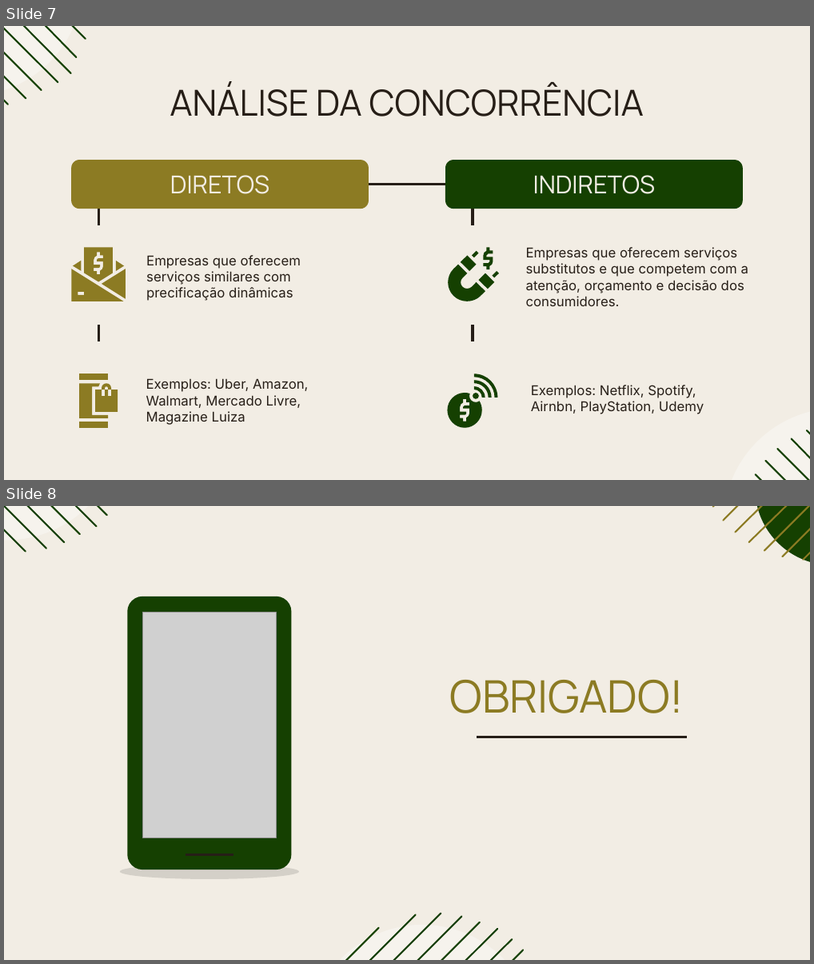
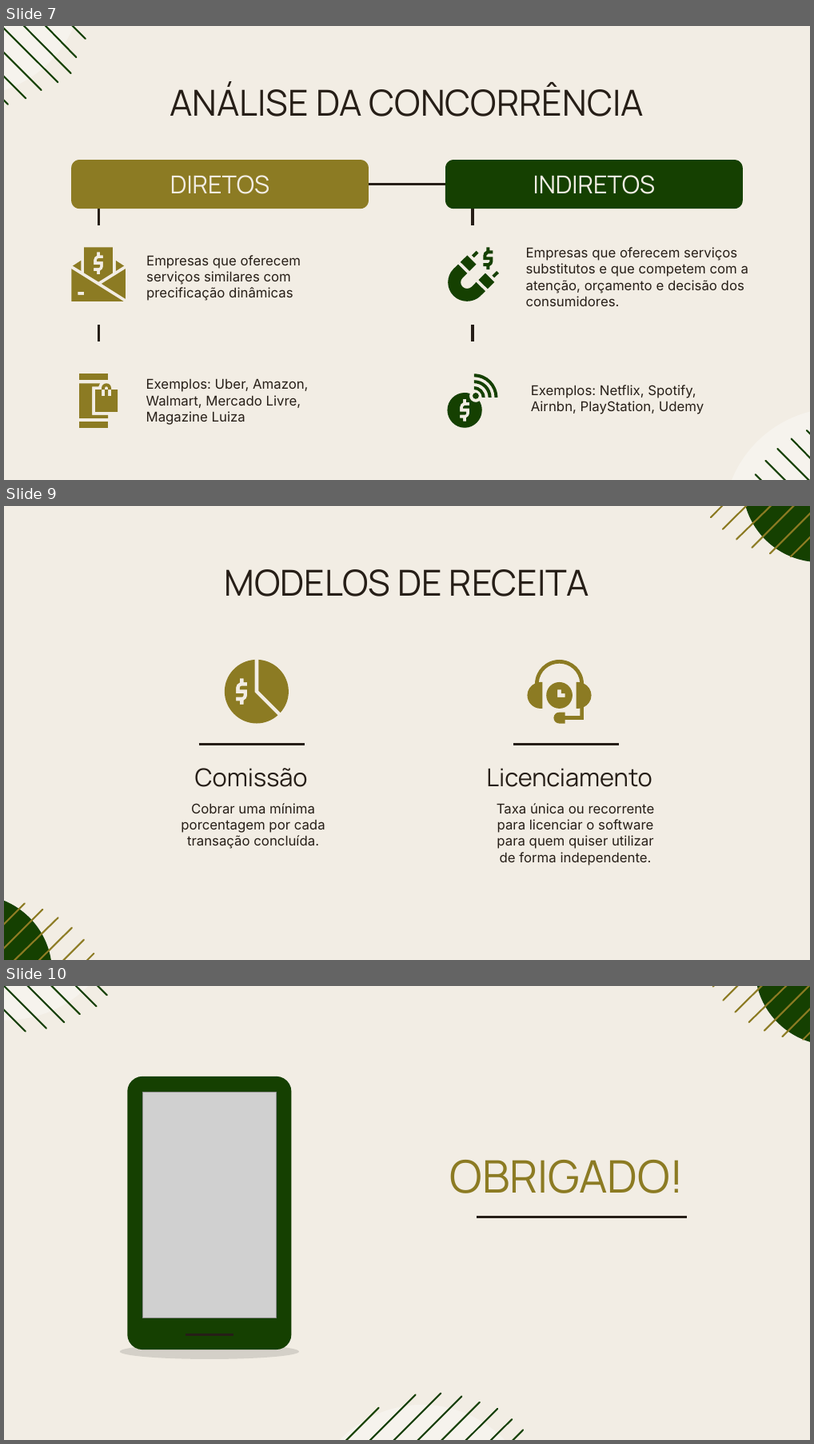
Before and after one commit to rafaellabastos/challenge-pitch-qa, a slide deck: Pitch-SavvyFix.pptx. Shown one above the other, each under a label of ours: slides 7 and 8 before the commit, slides 7, 9 and 10 after it; the slides between them are not shown. The pictures are 814x964 and 814x1444 pixels, drawn with LibreOffice and Linux fonts; fonts in the diff are those of the drawing; grey boxes stand for pictures. Boxes give left, top, right and bottom in pixels: in the first picture for what was removed or moved away, otherwise in the second. Text is boxed around its words. In the diff, an @@ line names an element or a change of style, - is before the commit and + after.

Commit message:
Slide que mostra os modelos de receita

```diff
--- a/Pitch-SavvyFix.pptx
+++ b/Pitch-SavvyFix.pptx
@@ slide 9 added at (4, 506, 810, 960), background #F2EDE4 @@
@@ group added at (711, 506, 810, 563): 6 freeform shapes, 1 ellipse @@
@@ title added at (225, 569, 590, 596), 32 pt, text #261E17 @@
+MODELOS DE RECEITA
@@ freeform shape added at (225, 660, 278, 723), fill #8C7B23 @@
@@ freeform shape added at (259, 660, 289, 712), fill #8C7B23 @@
@@ freeform shape added at (527, 660, 592, 723), fill #8C7B23 @@
@@ freeform shape added at (546, 682, 573, 708), fill #8C7B23 @@
@@ line added from (199, 744) to (305, 744), #261E17 2.25 pt @@
@@ line added from (514, 744) to (619, 744), #261E17 2.25 pt @@
@@ subtitle added at (195, 768, 308, 787), 22 pt, text #261E17 @@
+Comissão
@@ subtitle added at (486, 768, 652, 787), 22 pt, text #261E17 @@
+Licenciamento
@@ subtitle added at (181, 803, 326, 848), 12 pt, text #261E17 @@
+Cobrar uma mínima porcentagem por cada transação concluída.
@@ subtitle added at (497, 803, 655, 865), 12 pt, text #261E17 @@
+Taxa única ou recorrente para licenciar o software para quem quiser utilizar de forma independente.
@@ group added at (4, 895, 94, 960): 6 freeform shapes, 1 ellipse @@
@@ what was slide 8 is now slide 10 @@
```
Also in this commit, not shown: 1 other slide added.
